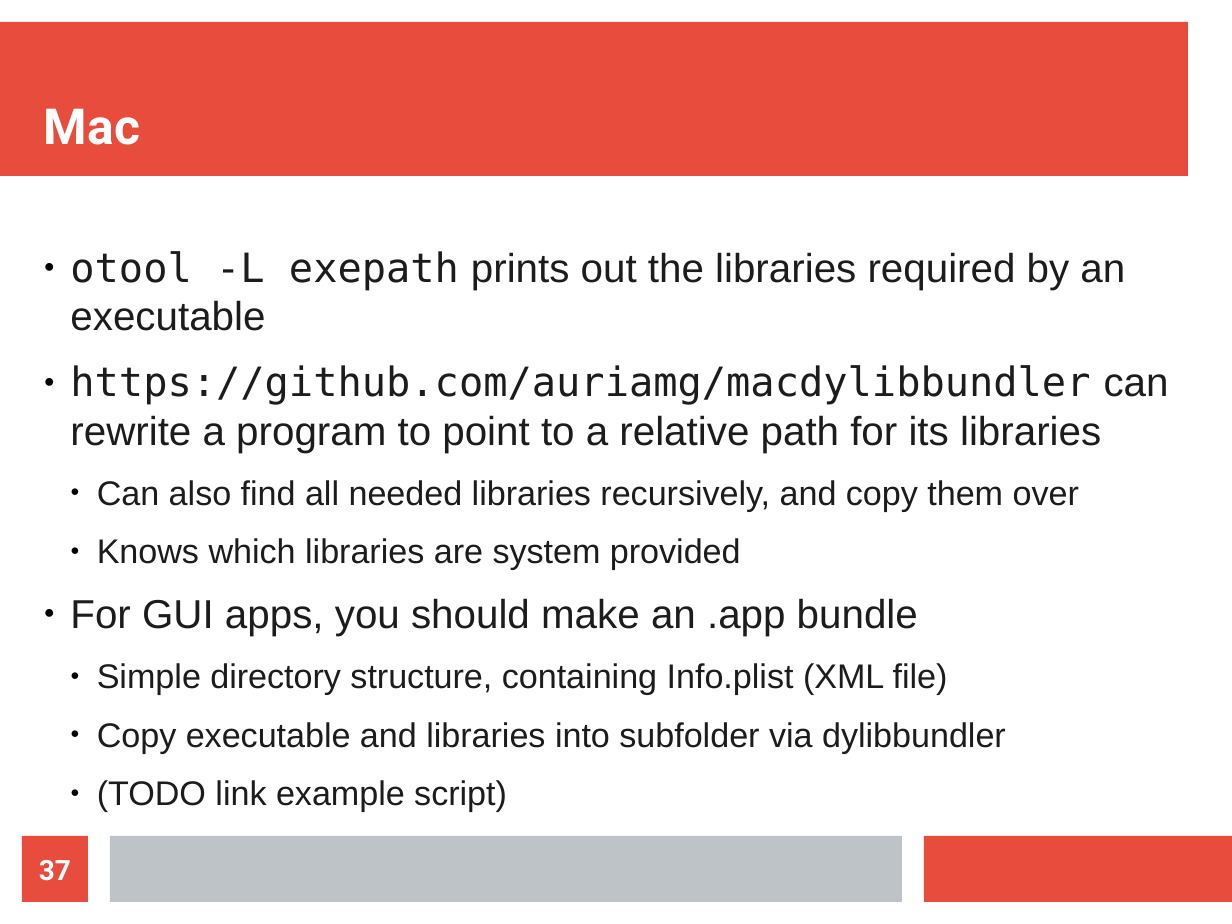
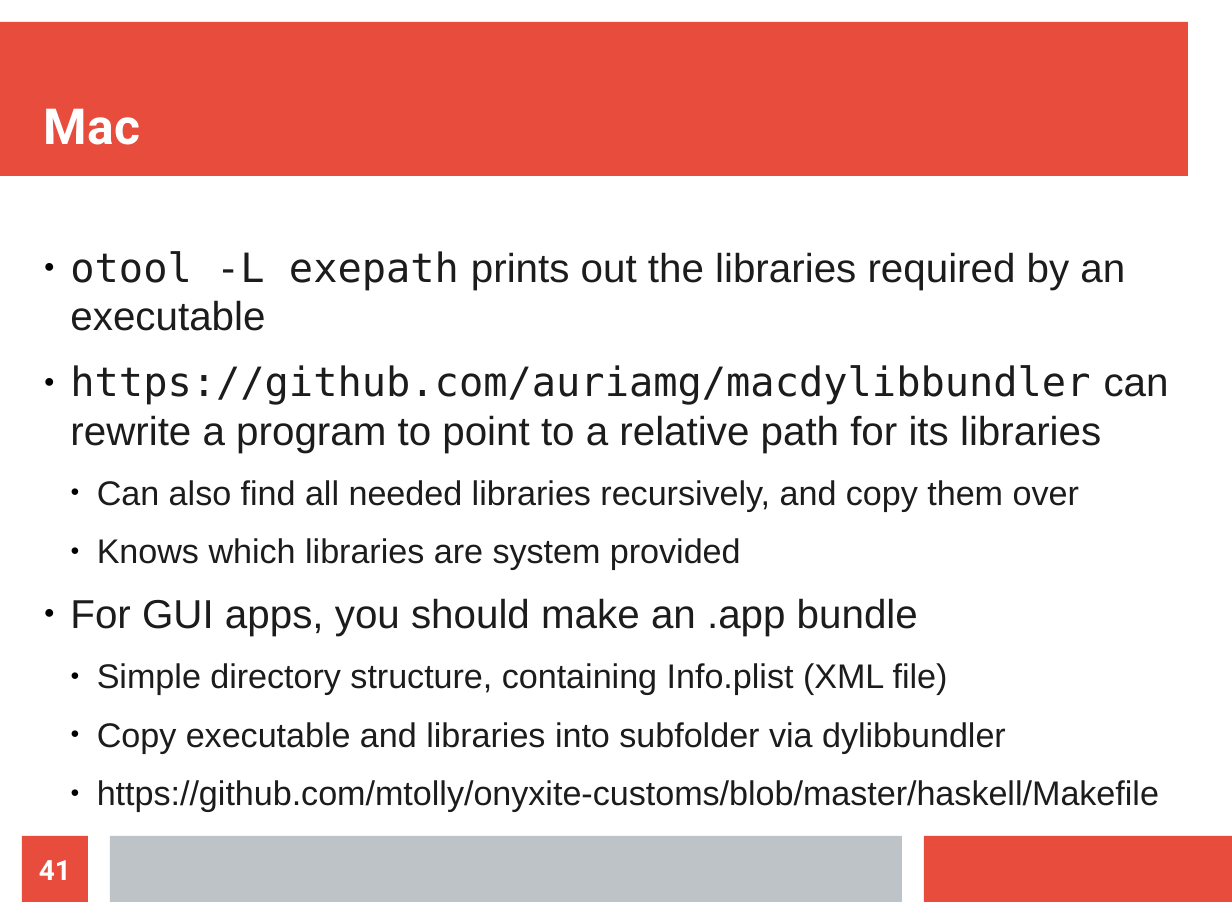
Before and after one commit to mtolly/haskell-c-talk, a slide deck: slide 41 of presentation.odp (slide 37 before the commit). Drawn at 1232x924 pixels with LibreOffice and Linux fonts; fonts in the diff are those of the drawing. Boxes give left, top, right and bottom in pixels: in the first picture for what was removed or moved away, otherwise in the second. Text is boxed around its words. In the diff, an @@ line names an element or a change of style, - is before the commit and + after.

Commit message:
Array and C++ examples

```diff
--- a/presentation.odp
+++ b/presentation.odp
@@ text at <box>97,780,1159,812</box>: text changed @@
-  ● (TODO link example script)
+  ● https://github.com/mtolly/onyxite-customs/blob/master/haskell/Makefile
@@ page number at <box>39,860,71,880</box>: text changed @@
-37
+41
```
Also in this commit, not shown: 6 other slides changed, 5 slides added, 8 other files.
